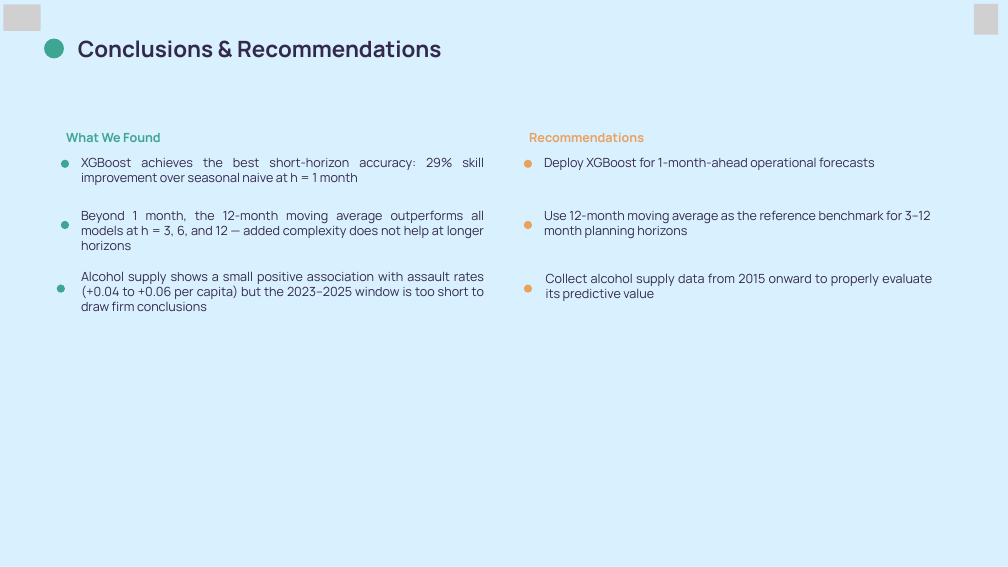
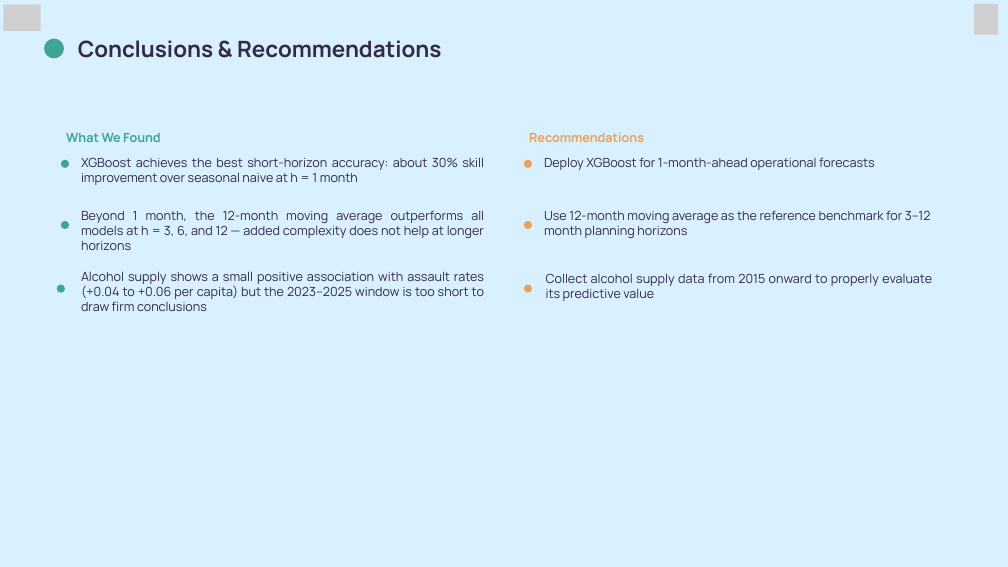
Before and after one commit to HendrickDang/PRT661-DATA-SCIENCE-PRACTICE, a slide deck: slide 19 of Reports/PRT661_Assessment_3.pptx. Drawn at 1008x567 pixels with LibreOffice and Linux fonts; fonts in the diff are those of the drawing; grey boxes stand for pictures. Boxes give left, top, right and bottom in pixels: in the first picture for what was removed or moved away, otherwise in the second. Text is boxed around its words. In the diff, an @@ line names an element or a change of style, - is before the commit and + after.

```diff
--- a/Reports/PRT661_Assessment_3.pptx
+++ b/Reports/PRT661_Assessment_3.pptx
@@ text at (81,157,484,185): text changed @@
-XGBoost achieves the best short-horizon accuracy: 29% skill improvement over seasonal naive at h = 1 month
+XGBoost achieves the best short-horizon accuracy: about 30% skill improvement over seasonal naive at h = 1 month
```
Also in this commit, not shown: 6 other slides changed.
